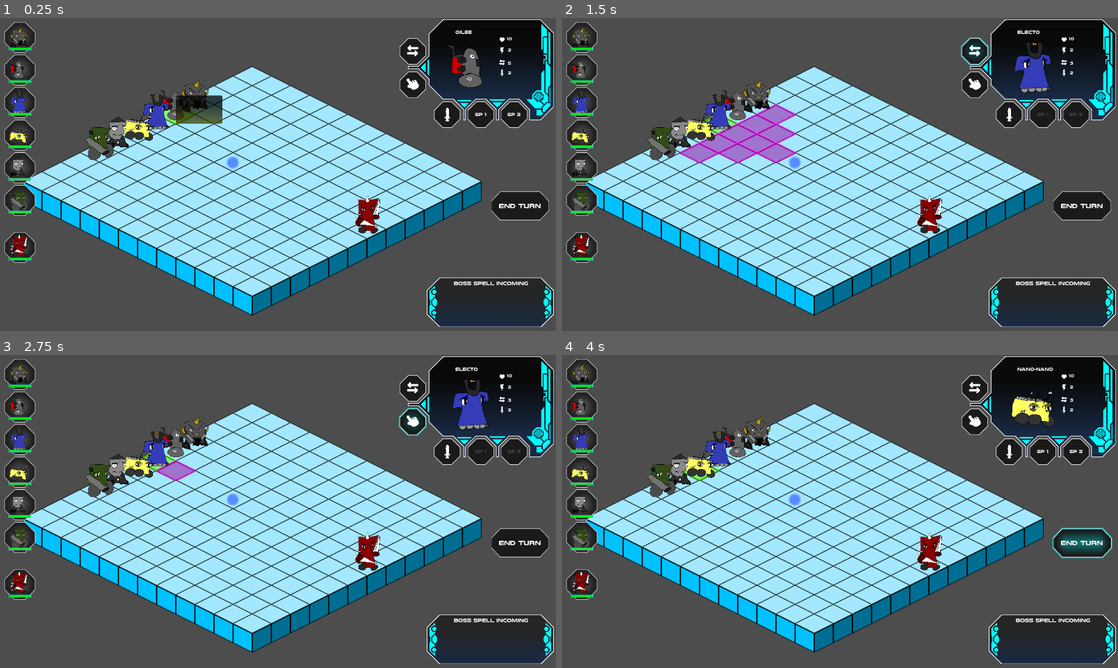
Above: before the commit, frames 1-4 (two rows, left to right).
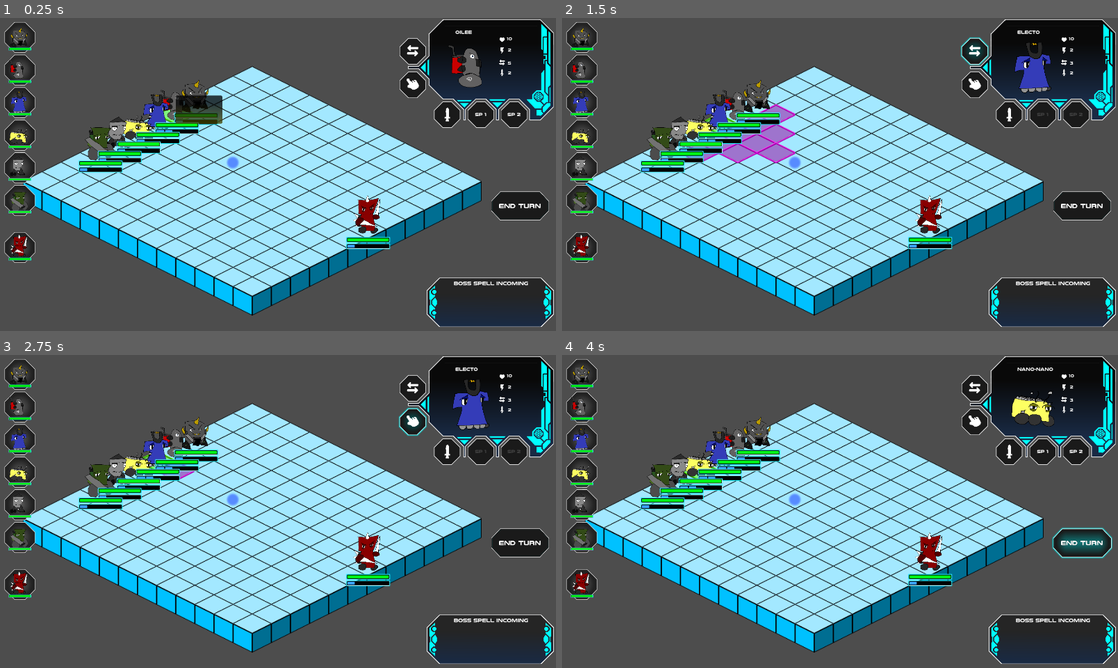
Above: after the commit, the same moments.

Repository: ScottHo/tactics
Game: Godot game, scene res://level.tscn
Same seed, same stepped clock (60 frames per second), same inputs: the game is played once before the commit and once after it.
Inputs (mouse positions are in pixels of both pictures, inside the frame that each line leads up to):
- Up to frame 1 (0.25 s): no input
- Up to frame 2 (1.5 s): click "End Turn" at 0.5 s; click (973, 52) at 1.25 s
- Up to frame 3 (2.75 s): click (411, 420) at 2 s
- Up to frame 4 (4 s): click (1006, 452) at 2.75 s; click "End Turn" at 3.5 s

The runs differ from the first frame. In frame 1, 1.9% of the frame differs, in the area x 14-71%, y 30-74%; in frame 2, 2.0%; in frame 3, 2.0%; in frame 4, 2.0%.

Commit message:
Split energy bar, for single target actions valid target must appear

Diff:
--- a/ActionService.gd
+++ b/ActionService.gd
@@ -33,6 +33,9 @@
             MOUSE_BUTTON_LEFT:
                 if len(_target_points) <= 0:
                     return
+                if len(_target_points) == 1:
+                    if not _state.entity_on_tile(_target_points[0]):
+                        return
                 ActionCommon.do_action(_state, _entity,_target_points, action())
                 _entity.update_energy(_entity.energy - action().cost)
                 actionDone.emit()
--- a/CharacterCommon.tscn
+++ b/CharacterCommon.tscn
@@ -44,27 +44,25 @@
 texture = ExtResource("2_sbscd")
 
 [node name="HealthBar" type="TextureProgressBar" parent="."]
-visible = false
 z_index = 5
-offset_left = -32.1168
-offset_top = 3.494
-offset_right = 179.883
-offset_bottom = 33.494
+offset_left = -30.0
+offset_top = 10.0
+offset_right = 182.0
+offset_bottom = 40.0
 scale = Vector2(0.3, 0.3)
 value = 50.0
 texture_under = ExtResource("3_87rn2")
 texture_progress = ExtResource("4_y3co7")
 
 [node name="EnergyBar" type="TextureProgressBar" parent="."]
-visible = false
 z_index = 5
-offset_left = -31.859
-offset_top = 12.6685
-offset_right = 180.141
-offset_bottom = 42.6685
+offset_left = -30.0
+offset_top = 19.0
+offset_right = 182.0
+offset_bottom = 49.0
 scale = Vector2(0.3, 0.3)
 max_value = 5.0
-value = 2.0
+value = 3.0
 texture_under = ExtResource("3_87rn2")
 texture_progress = ExtResource("5_apc0l")
 
--- a/Entity.gd
+++ b/Entity.gd
@@ -9,6 +9,7 @@
 var action1: Action
 var action2: Action
 var moves_left: int
+var is_ally: bool
 var interactable: Interactable
 
 # Variable Stats
@@ -137,5 +138,5 @@
     return
 
 func show_bars(show: bool):
-    sprite.show_bars(show)
+    sprite.show_bars(show, is_ally)
     return
--- a/EntitySprite.gd
+++ b/EntitySprite.gd
@@ -81,7 +81,8 @@
     inter.location = Vector2(999,999)
     return
 
-func show_bars(show: bool):
+func show_bars(show: bool, is_ally: bool):
     $CharacterCommon/HealthBar.visible = show
-    $CharacterCommon/EnergyBar.visible = show
+    if is_ally:
+        $CharacterCommon/EnergyBar.visible = show
     return
--- a/level.gd
+++ b/level.gd
@@ -330,6 +330,7 @@
 
 func actionDone():
     menuService.disableActionButtons()
+    menuService.force_show_description = false
     update_character_menu()
     checkDeaths()
     return
--- a/menu.tscn
+++ b/menu.tscn
@@ -131,6 +131,7 @@
 autowrap_mode = 2
 
 [node name="DescriptionCost" type="Label" parent="DescriptionContainer"]
+layout_mode = 0
 offset_left = 97.4044
 offset_top = 107.604
 offset_right = 98.4044
--- a/state.gd
+++ b/state.gd
@@ -42,12 +42,14 @@
     var id = entities.add_data(entity)
     allies.append(id)
     entity.id = id
+    entity.is_ally = true
     return id
 
 func addEnemy(entity: Entity) -> int:
     var id = entities.add_data(entity)
     enemies.append(id)
     entity.id = id
+    entity.is_ally = false
     return id
 
 func isAlly(entity: Entity) -> bool:
Binary file changed: Assets/Energy_Over.png
Not shown, changed: NOTES.txt
